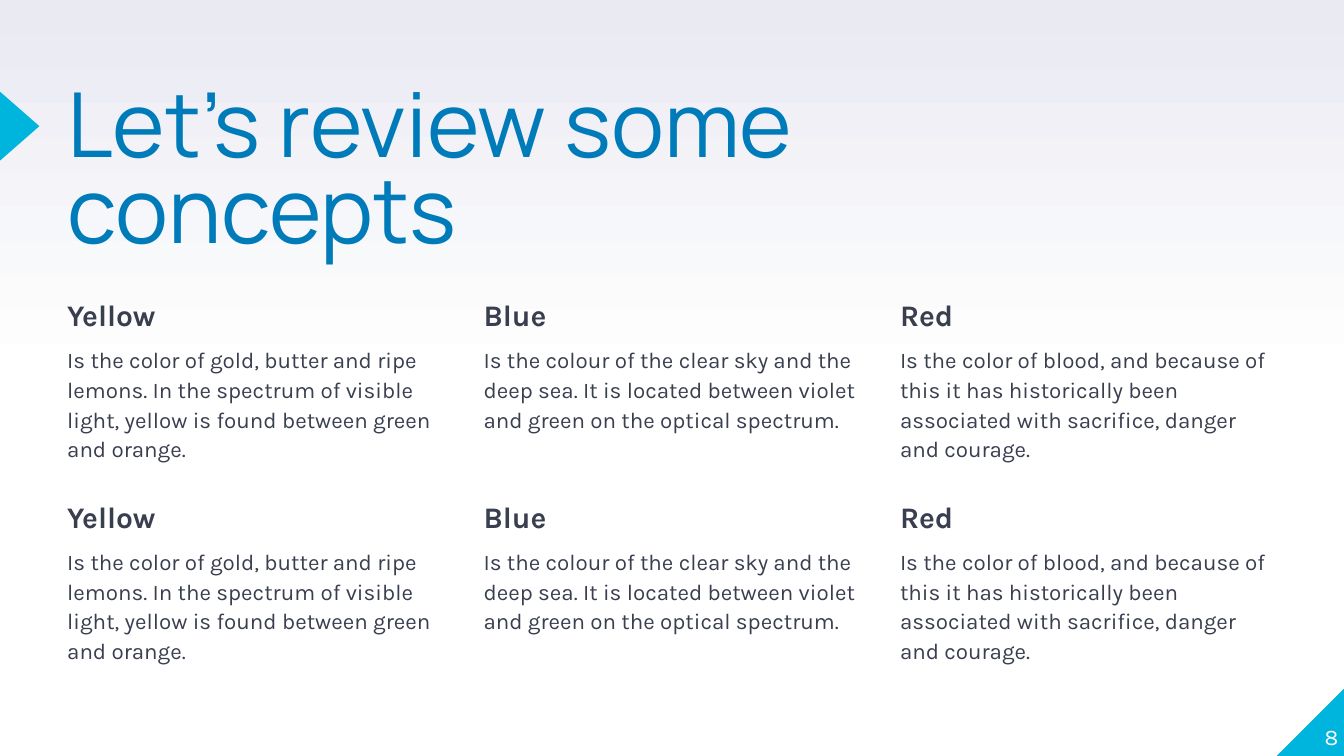
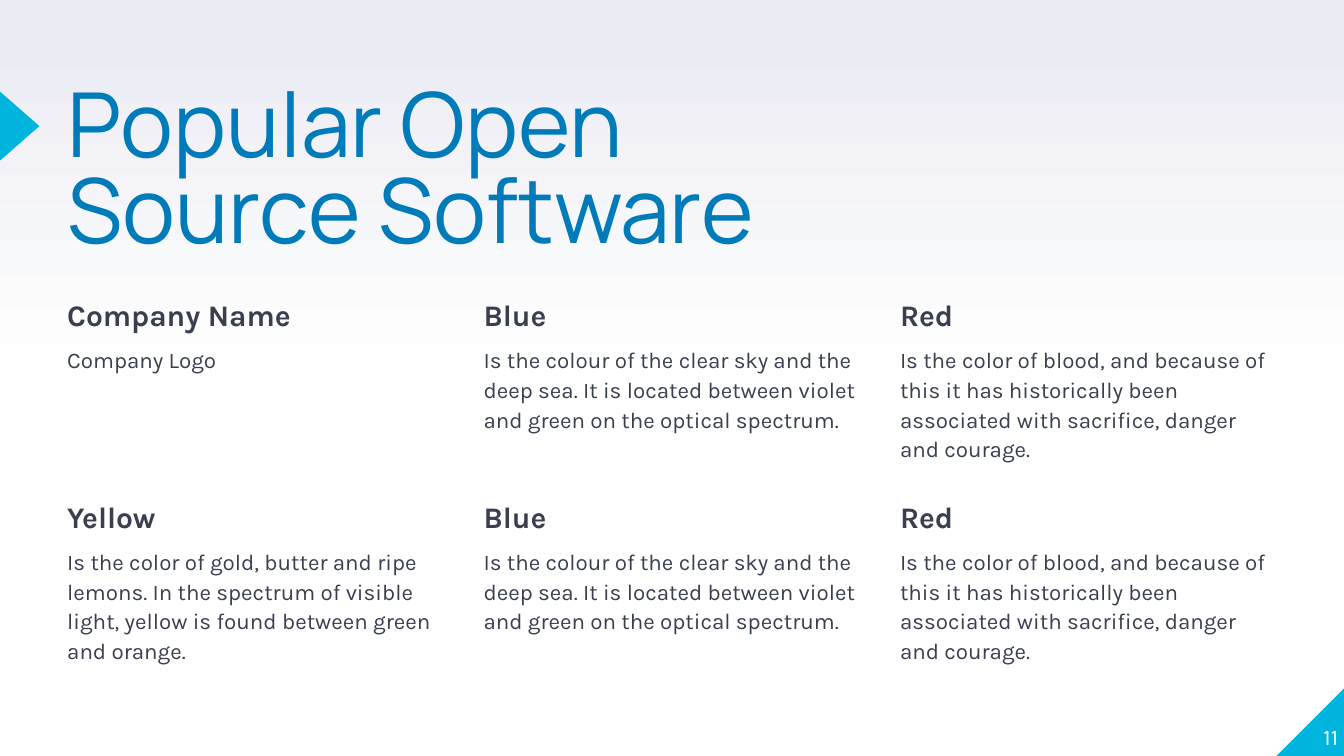
Before and after one commit to messiel12pr/CSSA-UPRA, a slide deck: slide 11 of Git_GitHub_&_GitLab_Tech_Section/Presentation/Git_GitHub_&_GitLab_Presentation.pptx (slide 8 before the commit). Drawn at 1344x756 pixels with LibreOffice and Linux fonts; fonts in the diff are those of the drawing. Boxes give left, top, right and bottom in pixels: in the first picture for what was removed or moved away, otherwise in the second. Text is boxed around its words. In the diff, an @@ line names an element or a change of style, - is before the commit and + after.

```diff
--- a/Git_GitHub_&_GitLab_Tech_Section/Presentation/Git_GitHub_&_GitLab_Presentation.pptx
+++ b/Git_GitHub_&_GitLab_Tech_Section/Presentation/Git_GitHub_&_GitLab_Presentation.pptx
@@ title at bbox=[67, 91, 753, 245]: text changed @@
-Let’s review some concepts
+Popular Open Source Software
@@ text at bbox=[67, 306, 291, 374]: text changed; size 12 to 16 pt; bold on @@
-Yellow
-Is the color of gold, butter and ripe lemons. In the spectrum of visible light, yellow is found between green and orange.
+Company Name
+Company Logo
@@ page number at bbox=[1323, 731, 1338, 745]: text changed @@
-8
+11
```
Also in this commit, not shown: 5 other slides changed, 9 slides added, 5 slides removed.
